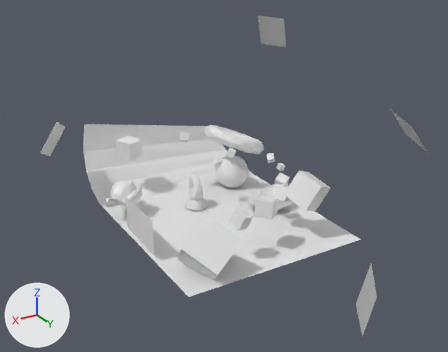
Two versions of the OBJ model Assets/DemoScene/LowDef.obj, one commit apart.
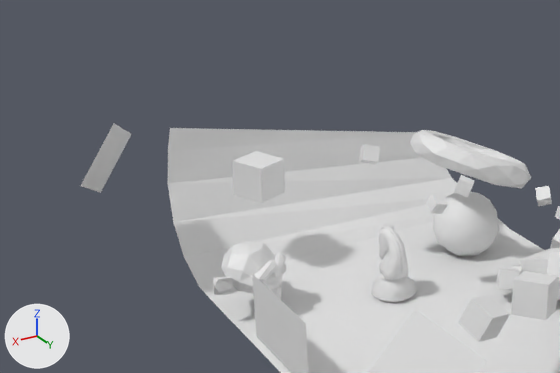
Old and new are each drawn whole from a camera (50 mm lens) standing at (21.1, 40.1, 22.9) and looking at (-1.6, 2.3, 4.0) and again close up on the part from 0% to 62% of the width and 17% to 70% of the height. Arrows for +X, +Y and +Z are at lower left; the lights stay in place. Where no turn or scale is listed for an object, it has been applied to the vertices. Vertices at the same position are counted once.

The first close-up shows 'LowDef_Suzanne.002'.
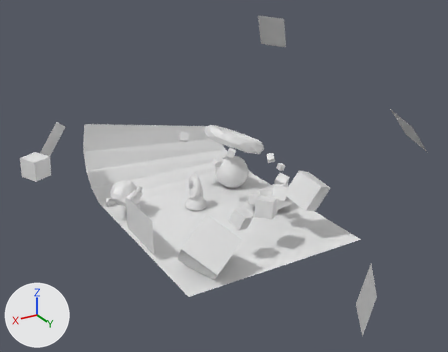
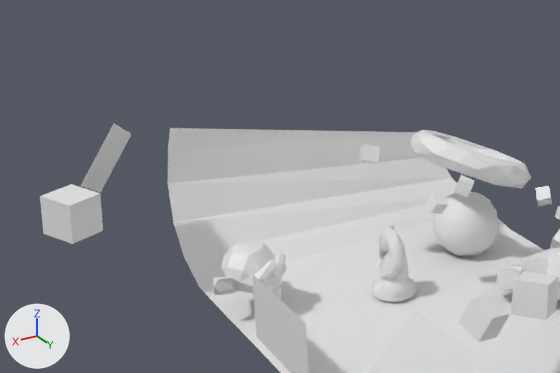
Where the change shows, as pixel boxes [x1, y1, x2, y2] in the close-ups (560 x 373 px; the box of a moved part takes in the faces that stretch with it):
'LowDef_Suzanne.002', reshaped: before [81, 123, 560, 373]; after [40, 123, 560, 373]
part 1 of me_lowdef_suzanne_002, moved or reshaped: before [232, 151, 285, 203]; after [40, 184, 103, 244]
part 2 of me_lowdef_suzanne_002, cut back: [371, 225, 418, 303] in both

What changed in the scene script:
```text
Change me_lowdef_suzanne_002:
    used by ob_lowdef_suzanne_002; location = (0.0, 0.0, 0.0)
    remove me_lowdef_suzanne_002.from_pydata(...)  # 626 vertices, 1075 faces; spans x -18.2..10.0, y -14.9..19.6, z -1.4..12.9
    add me_lowdef_suzanne_002.from_pydata(...)  # 547 vertices, 943 faces; spans x -18.2..11.8, y -14.9..19.6, z -1.4..12.9
    me_lowdef_suzanne_002 part 1: the loose piece of 8 vertices spanning x 1.1..3.3, y -8.5..-6.3, z 3.0..4.7 is moved by (8.5, 2.1, 0.8)
    me_lowdef_suzanne_002 part 2
    80 vertices are removed from x -2.0..-0.5, y -3.0..-1.4, z 0.0..2.6
    342 faces are deleted
    1 vertex is added at (-1.6, -1.6, 0.6)
    8 new faces join them, mat_mat2 (white #e7e7e7)
    202 new faces join them, mat_tt_checker_512x512_uv_grid (its picture is missing)
```
